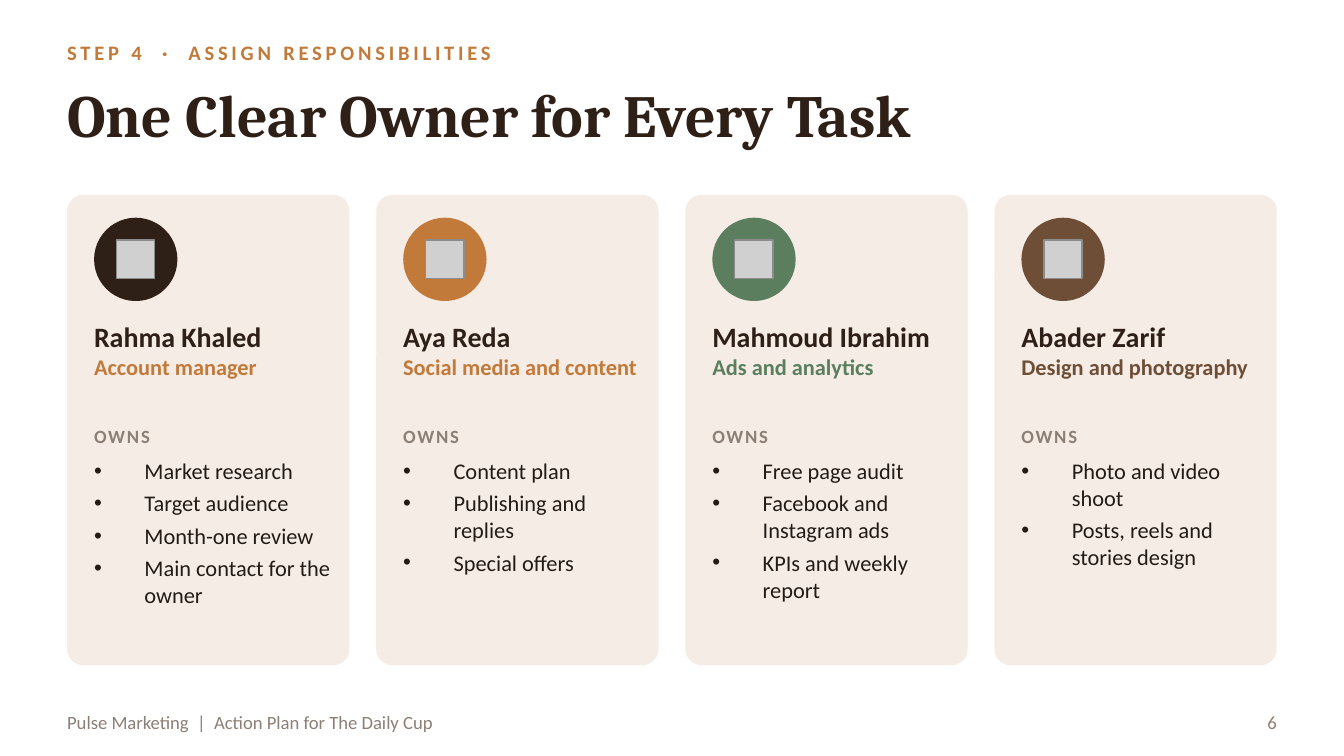
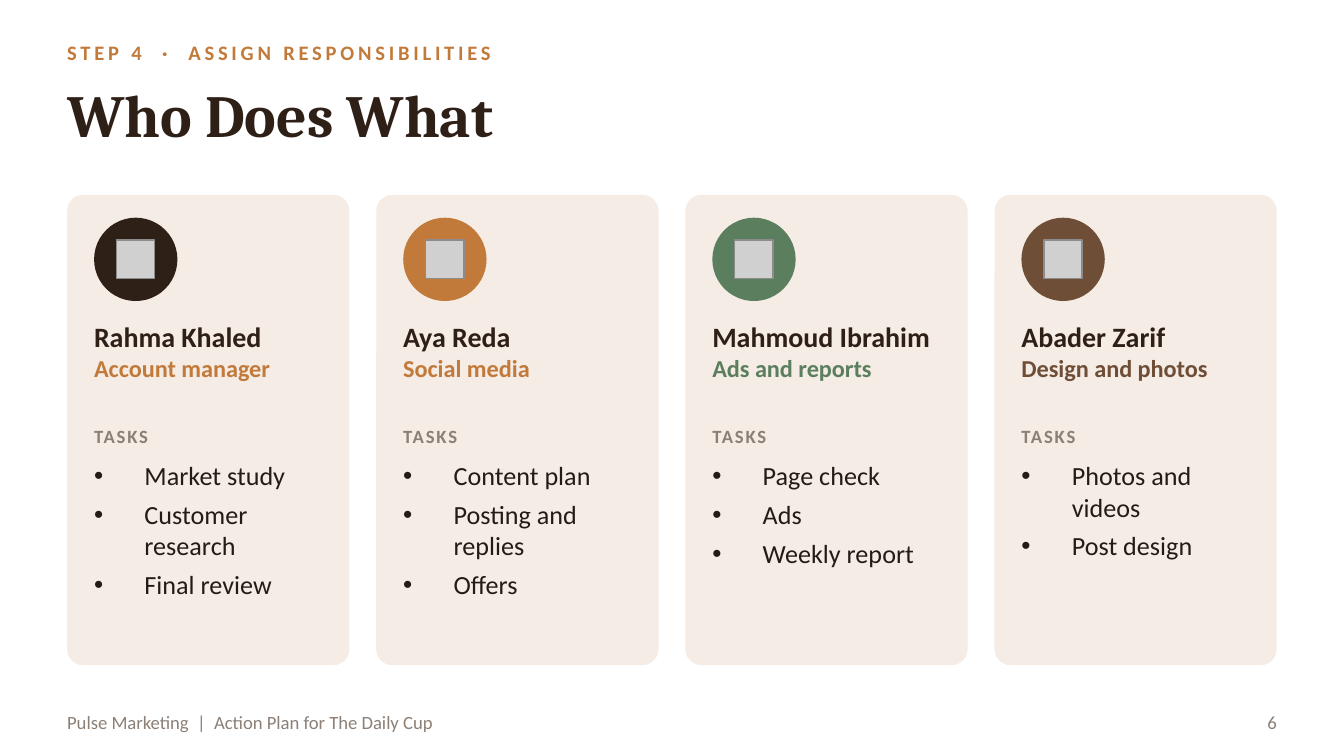
Before and after one commit to RahmaOshba/RahmaOshba, a slide deck: slide 6 of The_Daily_Cup_Action_Plan.pptx. Drawn at 1344x756 pixels with LibreOffice and Linux fonts; fonts in the diff are those of the drawing; grey boxes stand for pictures. Boxes give left, top, right and bottom in pixels: in the first picture for what was removed or moved away, otherwise in the second. Text is boxed around its words. In the diff, an @@ line names an element or a change of style, - is before the commit and + after.

```diff
--- a/The_Daily_Cup_Action_Plan.pptx
+++ b/The_Daily_Cup_Action_Plan.pptx
@@ title at (67, 95, 493, 138): text changed @@
-One Clear Owner for Every Task
+Who Does What
@@ text at (94, 361, 270, 381): size 12 to 13 pt in "Account manager" @@
@@ text at (403, 360, 530, 377): text changed; size 12 to 13 pt @@
-Social media and content
+Social media
@@ text at (712, 360, 871, 381): text changed; size 12 to 13 pt @@
-Ads and analytics
+Ads and reports
@@ text at (1021, 360, 1208, 381): text changed; size 12 to 13 pt @@
-Design and photography
+Design and photos
@@ text at (94, 431, 148, 443): text changed @@
-OWNS
+TASKS
@@ text at (403, 431, 457, 443): text changed @@
-OWNS
+TASKS
@@ text at (712, 431, 766, 443): text changed @@
-OWNS
+TASKS
@@ text at (1021, 431, 1075, 443): text changed @@
-OWNS
+TASKS
@@ text at (144, 467, 285, 594): text changed; size 12 to 14 pt @@
-• Market research
-• Target audience
-• Month-one review
-• Main contact for the owner
+• Market study
+• Customer research
+• Final review
@@ text at (454, 467, 591, 490): size 12 to 14 pt in "Content plan"; more space between paragraphs @@
@@ text at (763, 467, 914, 568): text changed; size 12 to 14 pt @@
-• Free page audit
-• Facebook and Instagram ads
-• KPIs and weekly report
+• Page check
+• Ads
+• Weekly report
@@ text at (1072, 467, 1192, 560): text changed; size 12 to 14 pt @@
-• Photo and video shoot
-• Posts, reels and stories design
+• Photos and videos
+• Post design
@@ text at (454, 506, 577, 594): text changed; size 12 to 14 pt @@
-• Publishing and replies
-• Special offers
+• Posting and replies
+• Offers
```
Also in this commit, not shown: 10 other slides changed, 1 other file.
